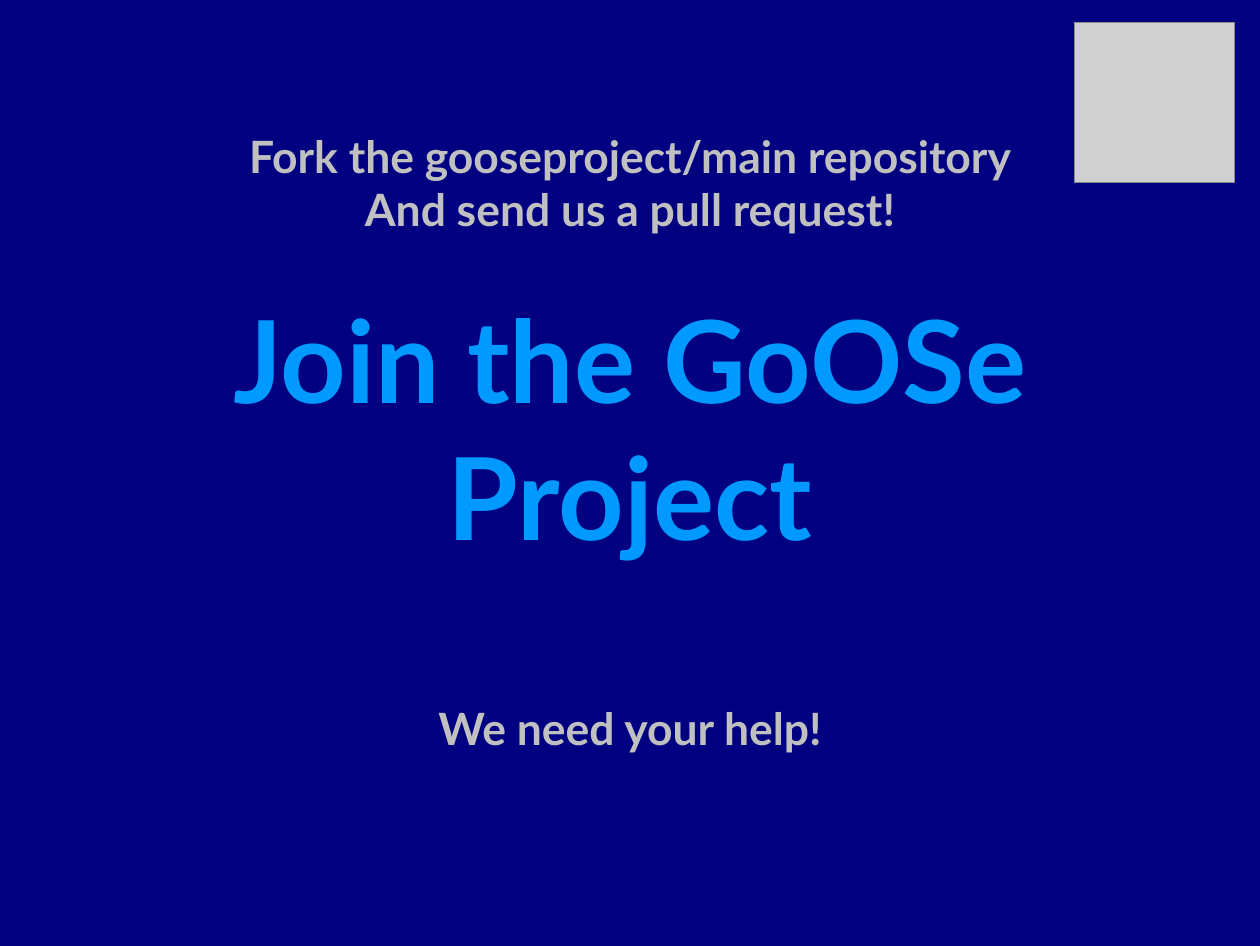
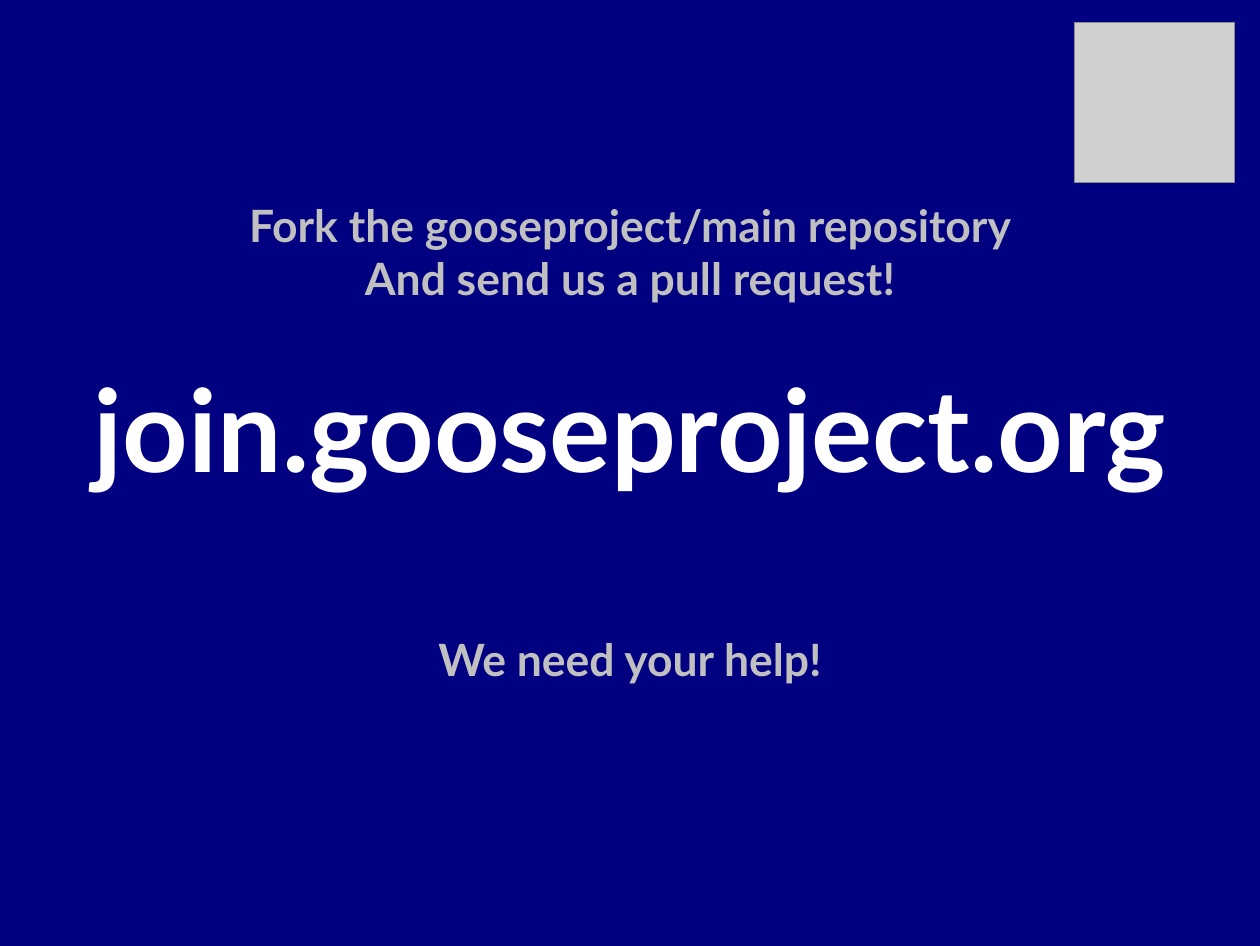
Before and after one commit to gooseproject/main, a slide deck: slide 28 of presentations/rebuilding_enterprise_linux-the_community_way.odp (slide 22 before the commit). Drawn at 1260x946 pixels with LibreOffice and Linux fonts; fonts in the diff are those of the drawing; grey boxes stand for pictures. Boxes give left, top, right and bottom in pixels: in the first picture for what was removed or moved away, otherwise in the second. Text is boxed around its words. In the diff, an @@ line names an element or a change of style, - is before the commit and + after.

```diff
--- a/presentations/rebuilding_enterprise_linux-the_community_way.odp
+++ b/presentations/rebuilding_enterprise_linux-the_community_way.odp
@@ subtitle at (94,387,1165,492): text changed; text colour #0099FF to #FFFFFF @@
-Join the GoOSe Project
+join.gooseproject.org
```
Also in this commit, not shown: 12 other slides changed, 6 slides added, 3 other files.
